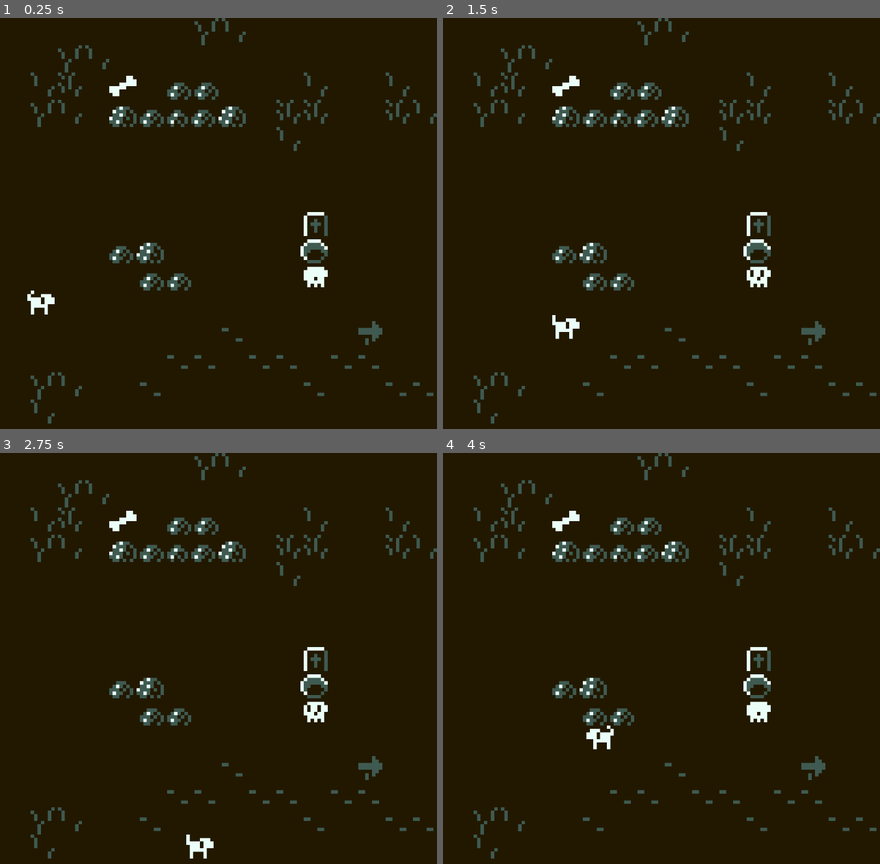
Above: before the commit, frames 1-4 (two rows, left to right).
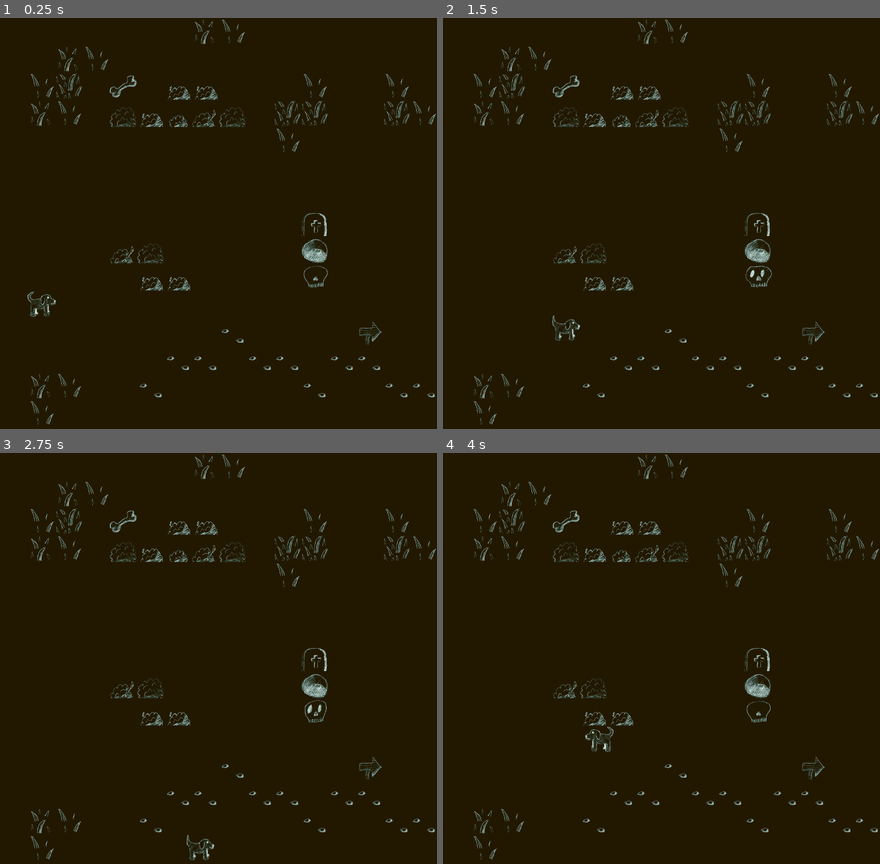
Above: after the commit, the same moments.

Repository: AverageStardust/Botnodig-2
Game: Godot game, scene res://scenes/world.tscn
Same seed, same stepped clock (60 frames per second), same inputs: the game is played once before the commit and once after it.
Inputs:
- Up to frame 1 (0.25 s): no input
- Up to frame 2 (1.5 s): tap Enter (advance_dialog) at 0.5, 0.6, 1.35 s; hold D (move_right) 0.53-1.28 s; hold S (move_down) from 1.28 s (still down)
- Up to frame 3 (2.75 s): release S (move_down) at 2.03 s; hold D (move_right) from 2.03 s (still down); tap Enter (advance_dialog) at 2.1 s
- Up to frame 4 (4 s): release D (move_right) at 2.78 s; hold W (move_up) 2.78-3.53 s; tap Enter (advance_dialog) at 2.85, 3.6 s; hold A (move_left) from 3.53 s (still down)

The runs differ from the first frame. In frame 1, 4.9% of the frame differs, in the area x 6-100%, y 0-99%; in frame 2, 4.9%; in frame 3, 4.9%; in frame 4, 4.9%, in the area x 7-100%, y 0-99%.

Commit message:
make art human slop

Diff:
--- a/art/tileset.tres
+++ b/art/tileset.tres
@@ -1,10 +1,10 @@
 [gd_resource type="TileSet" format=3 uid="uid://biksvba3vgck1"]
 
-[ext_resource type="Texture2D" uid="uid://tj5x2fp1l1ir" path="res://art/tileset.png" id="1_2hbj6"]
+[ext_resource type="Texture2D" uid="uid://sceurxdvcskv" path="res://art/slopTileset.png" id="1_2hbj6"]
 
 [sub_resource type="TileSetAtlasSource" id="TileSetAtlasSource_anfm0"]
 texture = ExtResource("1_2hbj6")
-texture_region_size = Vector2i(8, 8)
+texture_region_size = Vector2i(160, 160)
 0:0/0 = 0
 1:0/0 = 0
 2:0/0 = 0
@@ -14,13 +14,13 @@
 6:0/0 = 0
 7:0/0 = 0
 0:1/0 = 0
-0:1/0/physics_layer_0/polygon_0/points = PackedVector2Array(-4, -4, 4, -4, 4, 4, -4, 4)
+0:1/0/physics_layer_0/polygon_0/points = PackedVector2Array(-80, -80, 80, -80, 80, 80, -80, 80, -80, -80)
 1:1/0 = 0
-1:1/0/physics_layer_0/polygon_0/points = PackedVector2Array(-4, -4, 4, -4, 4, 4, -4, 4)
+1:1/0/physics_layer_0/polygon_0/points = PackedVector2Array(-80, -80, 80, -80, 80, 80, -80, 80, -80, -80)
 2:1/0 = 0
-2:1/0/physics_layer_0/polygon_0/points = PackedVector2Array(-4, -4, 4, -4, 4, 4, -4, 4)
+2:1/0/physics_layer_0/polygon_0/points = PackedVector2Array(-80, -80, 80, -80, 80, 80, -80, 80, -80, -80)
 3:1/0 = 0
-3:1/0/physics_layer_0/polygon_0/points = PackedVector2Array(-4, -4, 4, -4, 4, 4, -4, 4)
+3:1/0/physics_layer_0/polygon_0/points = PackedVector2Array(-80, -80, 80, -80, 80, 80, -80, 80, -80, -80)
 4:1/0 = 0
 5:1/0 = 0
 6:1/0 = 0
@@ -34,49 +34,49 @@
 6:2/0 = 0
 7:2/0 = 0
 0:3/0 = 0
-0:3/0/physics_layer_0/polygon_0/points = PackedVector2Array(-4, -4, 4, -4, 4, 4, -4, 4)
+0:3/0/physics_layer_0/polygon_0/points = PackedVector2Array(-80, -80, 80, -80, 80, 80, -80, 80, -80, -80)
 1:3/0 = 0
-1:3/0/physics_layer_0/polygon_0/points = PackedVector2Array(-4, -4, 4, -4, 4, 4, -4, 4)
+1:3/0/physics_layer_0/polygon_0/points = PackedVector2Array(-80, -80, 80, -80, 80, 80, -80, 80, -80, -80)
 2:3/0 = 0
-2:3/0/physics_layer_0/polygon_0/points = PackedVector2Array(-4, -4, 4, -4, 4, 4, -4, 4)
+2:3/0/physics_layer_0/polygon_0/points = PackedVector2Array(-80, -80, 80, -80, 80, 80, -80, 80, -80, -80)
 3:3/0 = 0
-3:3/0/physics_layer_0/polygon_0/points = PackedVector2Array(-4, -4, 4, -4, 4, 4, -4, 4)
+3:3/0/physics_layer_0/polygon_0/points = PackedVector2Array(-80, -80, 80, -80, 80, 80, -80, 80, -80, -80)
 4:3/0 = 0
 5:3/0 = 0
 6:3/0 = 0
 7:3/0 = 0
 0:4/0 = 0
-0:4/0/physics_layer_0/polygon_0/points = PackedVector2Array(-4, -4, 4, -4, 4, 4, -4, 4)
+0:4/0/physics_layer_0/polygon_0/points = PackedVector2Array(-80, -80, 80, -80, 80, 80, -80, 80, -80, -80)
 1:4/0 = 0
-1:4/0/physics_layer_0/polygon_0/points = PackedVector2Array(-4, -4, 4, -4, 4, 4, -4, 4)
+1:4/0/physics_layer_0/polygon_0/points = PackedVector2Array(-80, -80, 80, -80, 80, 80, -80, 80, -80, -80)
 2:4/0 = 0
-2:4/0/physics_layer_0/polygon_0/points = PackedVector2Array(-4, -4, 4, -4, 4, 4, -4, 4)
+2:4/0/physics_layer_0/polygon_0/points = PackedVector2Array(-80, -80, 80, -80, 80, 80, -80, 80, -80, -80)
 3:4/0 = 0
-3:4/0/physics_layer_0/polygon_0/points = PackedVector2Array(-4, -4, 4, -4, 4, 4, -4, 4)
+3:4/0/physics_layer_0/polygon_0/points = PackedVector2Array(-80, -80, 80, -80, 80, 80, -80, 80, -80, -80)
 4:4/0 = 0
-4:4/0/physics_layer_0/polygon_0/points = PackedVector2Array(-4, -4, 4, -4, 4, 4, -4, 4)
+4:4/0/physics_layer_0/polygon_0/points = PackedVector2Array(-80, -80, 80, -80, 80, 80, -80, 80, -80, -80)
 5:4/0 = 0
 6:4/0 = 0
 7:4/0 = 0
 0:5/0 = 0
-0:5/0/physics_layer_0/polygon_0/points = PackedVector2Array(-4, -4, 4, -4, 4, 4, -4, 4)
+0:5/0/physics_layer_0/polygon_0/points = PackedVector2Array(-80, -80, 80, -80, 80, 80, -80, 80, -80, -80)
 1:5/0 = 0
-1:5/0/physics_layer_0/polygon_0/points = PackedVector2Array(-4, -4, 4, -4, 4, 4, -4, 4)
+1:5/0/physics_layer_0/polygon_0/points = PackedVector2Array(-80, -80, 80, -80, 80, 80, -80, 80, -80, -80)
 2:5/0 = 0
-2:5/0/physics_layer_0/polygon_0/points = PackedVector2Array(-4, -4, 4, -4, 4, 4, -4, 4)
+2:5/0/physics_layer_0/polygon_0/points = PackedVector2Array(-80, -80, 80, -80, 80, 80, -80, 80, -80, -80)
 3:5/0 = 0
-3:5/0/physics_layer_0/polygon_0/points = PackedVector2Array(-4, -4, 4, -4, 4, 4, -4, 4)
+3:5/0/physics_layer_0/polygon_0/points = PackedVector2Array(-80, -80, 80, -80, 80, 80, -80, 80, -80, -80)
 4:5/0 = 0
-4:5/0/physics_layer_0/polygon_0/points = PackedVector2Array(-4, -4, 4, -4, 4, 4, -4, 4)
+4:5/0/physics_layer_0/polygon_0/points = PackedVector2Array(-80, -80, 80, -80, 80, 80, -80, 80, -80, -80)
 5:5/0 = 0
 6:5/0 = 0
 7:5/0 = 0
 0:6/0 = 0
-0:6/0/physics_layer_0/polygon_0/points = PackedVector2Array(-4, -4, 4, -4, 4, 4, -4, 4)
+0:6/0/physics_layer_0/polygon_0/points = PackedVector2Array(-80, -80, 80, -80, 80, 80, -80, 80, -80, -80)
 1:6/0 = 0
-1:6/0/physics_layer_0/polygon_0/points = PackedVector2Array(-4, -4, 4, -4, 4, 4, -4, 4)
+1:6/0/physics_layer_0/polygon_0/points = PackedVector2Array(-80, -80, 80, -80, 80, 80, -80, 80, -80, -80)
 2:6/0 = 0
-2:6/0/physics_layer_0/polygon_0/points = PackedVector2Array(-4, -4, 4, -4, 4, 4, -4, 4)
+2:6/0/physics_layer_0/polygon_0/points = PackedVector2Array(-80, -80, 80, -80, 80, 80, -80, 80, -80, -80)
 3:6/0 = 0
 4:6/0 = 0
 5:6/0 = 0
@@ -95,7 +95,7 @@
 7:7/0 = 0
 
 [resource]
-tile_size = Vector2i(8, 8)
+tile_size = Vector2i(160, 160)
 physics_layer_0/collision_layer = 1
 custom_data_layer_0/name = "slipery"
 custom_data_layer_0/type = 1
--- a/characters/cat.tscn
+++ b/characters/cat.tscn
@@ -1,7 +1,7 @@
 [gd_scene format=3 uid="uid://crmwxuo3u7m6m"]
 
 [ext_resource type="Script" uid="uid://drgng4ldk8h4f" path="res://scripts/dialog.gd" id="1_oqvr0"]
-[ext_resource type="Texture2D" uid="uid://benq550jyf0jo" path="res://art/cat.png" id="2_oqvr0"]
+[ext_resource type="Texture2D" uid="uid://csfktpjh2fwm8" path="res://art/slopCat.png" id="2_2vyfe"]
 [ext_resource type="Script" uid="uid://db0si68iqf5xh" path="res://scripts/characterSprite.gd" id="3_bhynm"]
 [ext_resource type="AudioStream" uid="uid://xlhdxhx0bdv6" path="res://sounds/jingles_PIZZI09.ogg" id="4_2vyfe"]
 
@@ -15,7 +15,8 @@
 
 [node name="Sprite2D" type="Sprite2D" parent="." unique_id=2008272035]
 position = Vector2(4, 4)
-texture = ExtResource("2_oqvr0")
+scale = Vector2(0.05, 0.05)
+texture = ExtResource("2_2vyfe")
 hframes = 2
 script = ExtResource("3_bhynm")
 
--- a/characters/player.tscn
+++ b/characters/player.tscn
@@ -1,7 +1,7 @@
 [gd_scene format=3 uid="uid://dw5er56l2uwro"]
 
-[ext_resource type="Texture2D" uid="uid://dxkmg0kkm8lag" path="res://art/player.png" id="1_qk6tt"]
 [ext_resource type="Script" uid="uid://dkwv4cgrxcalq" path="res://scripts/player.gd" id="1_snumf"]
+[ext_resource type="Texture2D" uid="uid://kbncmx2ehi3d" path="res://art/slopPlayer.png" id="2_8sqrr"]
 [ext_resource type="Script" uid="uid://db0si68iqf5xh" path="res://scripts/characterSprite.gd" id="2_snumf"]
 [ext_resource type="AudioStream" uid="uid://xild265of7hi" path="res://sounds/wet_glass_1.ogg" id="4_6t23p"]
 [ext_resource type="AudioStream" uid="uid://8asg2ad5l660" path="res://sounds/footstep_grass_000.ogg" id="4_26hnd"]
@@ -42,7 +42,8 @@
 
 [node name="CharacterSprite" type="Sprite2D" parent="." unique_id=869937961]
 position = Vector2(4, 4)
-texture = ExtResource("1_qk6tt")
+scale = Vector2(0.05, 0.05)
+texture = ExtResource("2_8sqrr")
 hframes = 2
 script = ExtResource("2_snumf")
 
--- a/characters/saxophone.tscn
+++ b/characters/saxophone.tscn
@@ -1,7 +1,7 @@
 [gd_scene format=3 uid="uid://6ggf6jsc0vhc"]
 
 [ext_resource type="Script" uid="uid://drgng4ldk8h4f" path="res://scripts/dialog.gd" id="1_sxpwb"]
-[ext_resource type="Texture2D" uid="uid://jgv51ob8cj85" path="res://art/saxophone.png" id="2_sxpwb"]
+[ext_resource type="Texture2D" uid="uid://r6gtkjh06yps" path="res://art/slopSaxophone.png" id="2_h383e"]
 [ext_resource type="Script" uid="uid://db0si68iqf5xh" path="res://scripts/characterSprite.gd" id="3_d0h4p"]
 [ext_resource type="AudioStream" uid="uid://c10wqlchwojys" path="res://sounds/jingles_SAX09.ogg" id="4_h383e"]
 
@@ -15,7 +15,8 @@
 
 [node name="Sprite2D" type="Sprite2D" parent="." unique_id=2008272035]
 position = Vector2(4, 4)
-texture = ExtResource("2_sxpwb")
+scale = Vector2(0.05, 0.05)
+texture = ExtResource("2_h383e")
 hframes = 4
 script = ExtResource("3_d0h4p")
 
--- a/characters/skeleton.tscn
+++ b/characters/skeleton.tscn
@@ -1,7 +1,7 @@
 [gd_scene format=3 uid="uid://c4il8sya7v8d5"]
 
 [ext_resource type="Script" uid="uid://drgng4ldk8h4f" path="res://scripts/dialog.gd" id="1_ukr2l"]
-[ext_resource type="Texture2D" uid="uid://dn6kvv458hq3i" path="res://art/skeleton.png" id="2_5oxmx"]
+[ext_resource type="Texture2D" uid="uid://dbjmo167xtgda" path="res://art/slopSkeleton.png" id="2_5oxmx"]
 [ext_resource type="Script" uid="uid://db0si68iqf5xh" path="res://scripts/characterSprite.gd" id="4_n8y4d"]
 [ext_resource type="AudioStream" uid="uid://dywpadsseti16" path="res://sounds/jingles_STEEL09.ogg" id="5_b6fqv"]
 
@@ -14,6 +14,7 @@
 
 [node name="Sprite2D" type="Sprite2D" parent="." unique_id=2008272035]
 position = Vector2(4, 0)
+scale = Vector2(0.05, 0.05)
 texture = ExtResource("2_5oxmx")
 hframes = 8
 script = ExtResource("4_n8y4d")
--- a/characters/skull.tscn
+++ b/characters/skull.tscn
@@ -1,8 +1,8 @@
 [gd_scene format=3 uid="uid://bo02f7vjkpbal"]
 
 [ext_resource type="Script" uid="uid://drgng4ldk8h4f" path="res://scripts/dialog.gd" id="1_igspw"]
-[ext_resource type="Texture2D" uid="uid://hdxoeh53qcir" path="res://art/skull.png" id="2_2krii"]
 [ext_resource type="PackedScene" uid="uid://b6an8fn5cvkyt" path="res://scenes/ending.tscn" id="2_ehn5s"]
+[ext_resource type="Texture2D" uid="uid://dulr0bo565jrw" path="res://art/slopSkull.png" id="3_ehn5s"]
 [ext_resource type="Script" uid="uid://db0si68iqf5xh" path="res://scripts/characterSprite.gd" id="3_n32mm"]
 [ext_resource type="AudioStream" uid="uid://dywpadsseti16" path="res://sounds/jingles_STEEL09.ogg" id="4_ivaqv"]
 
@@ -19,7 +19,8 @@
 
 [node name="Sprite2D" type="Sprite2D" parent="." unique_id=2008272035]
 position = Vector2(4, 4)
-texture = ExtResource("2_2krii")
+scale = Vector2(0.05, 0.05)
+texture = ExtResource("3_ehn5s")
 hframes = 8
 script = ExtResource("3_n32mm")
 
--- a/componets/interfaceLayer.tscn
+++ b/componets/interfaceLayer.tscn
@@ -1,8 +1,8 @@
 [gd_scene format=3 uid="uid://vrgui7m07ec8"]
 
 [ext_resource type="Script" uid="uid://d0iyt8pkd8pw5" path="res://scripts/interfaceLayer.gd" id="1_fwfc1"]
-[ext_resource type="Texture2D" uid="uid://dupqqudgjxwhn" path="res://art/bone.png" id="1_g5n7q"]
-[ext_resource type="Texture2D" uid="uid://dgxvhlaj8qdo6" path="res://art/interfaceBox.png" id="2_7ldeq"]
+[ext_resource type="Texture2D" uid="uid://cvuchssfmlvcc" path="res://art/slopBone.png" id="3_7ldeq"]
+[ext_resource type="Texture2D" uid="uid://csg6pny2ejice" path="res://art/slopInterfaceBox.png" id="3_48bn2"]
 
 [node name="InterfaceLayer" type="CanvasLayer" unique_id=649183167]
 script = ExtResource("1_fwfc1")
@@ -11,22 +11,25 @@
 modulate = Color(1, 1, 1, 0)
 offset_left = 12.0
 offset_top = 90.0
-offset_right = 116.0
-offset_bottom = 120.0
-texture = ExtResource("2_7ldeq")
-patch_margin_left = 2
-patch_margin_top = 2
-patch_margin_right = 2
-patch_margin_bottom = 2
+offset_right = 2092.0
+offset_bottom = 690.0
+scale = Vector2(0.05, 0.05)
+texture = ExtResource("3_48bn2")
+patch_margin_left = 40
+patch_margin_top = 40
+patch_margin_right = 40
+patch_margin_bottom = 40
+axis_stretch_horizontal = 1
+axis_stretch_vertical = 1
 
 [node name="Text" type="Label" parent="DialogRect" unique_id=132638622]
 custom_minimum_size = Vector2(192, 45)
 layout_mode = 0
-offset_left = 4.0
-offset_top = 4.0
-offset_right = 196.0
-offset_bottom = 49.0
-scale = Vector2(0.5, 0.5)
+offset_left = 80.0
+offset_top = 80.0
+offset_right = 272.0
+offset_bottom = 125.0
+scale = Vector2(10, 10)
 theme_override_constants/line_spacing = 3
 theme_override_font_sizes/font_size = 9
 autowrap_mode = 2
@@ -36,21 +39,25 @@
 modulate = Color(1, 1, 1, 0)
 offset_left = 12.0
 offset_top = 8.0
-offset_right = 32.0
-offset_bottom = 19.0
-texture = ExtResource("2_7ldeq")
-patch_margin_left = 2
-patch_margin_top = 2
-patch_margin_right = 2
-patch_margin_bottom = 2
+offset_right = 412.0
+offset_bottom = 228.0
+scale = Vector2(0.05, 0.05)
+texture = ExtResource("3_48bn2")
+patch_margin_left = 40
+patch_margin_top = 40
+patch_margin_right = 40
+patch_margin_bottom = 40
+axis_stretch_horizontal = 1
+axis_stretch_vertical = 1
 
 [node name="Count" type="Label" parent="BoneRect" unique_id=1317568819]
 custom_minimum_size = Vector2(8, 9)
 layout_mode = 0
-offset_left = 2.0
-offset_top = 2.0
-offset_right = 10.0
-offset_bottom = 11.0
+offset_left = 40.0
+offset_top = 40.0
+offset_right = 48.0
+offset_bottom = 49.0
+scale = Vector2(20, 20)
 theme_override_constants/line_spacing = 3
 theme_override_font_sizes/font_size = 9
 text = "0"
@@ -59,8 +66,8 @@
 
 [node name="TextureRect" type="TextureRect" parent="BoneRect" unique_id=511069540]
 layout_mode = 0
-offset_left = 10.0
-offset_top = 2.0
-offset_right = 18.0
-offset_bottom = 10.0
-texture = ExtResource("1_g5n7q")
+offset_left = 200.0
+offset_top = 30.0
+offset_right = 360.0
+offset_bottom = 190.0
+texture = ExtResource("3_7ldeq")
--- a/gameObjects/bone.tscn
+++ b/gameObjects/bone.tscn
@@ -1,7 +1,7 @@
 [gd_scene format=3 uid="uid://ca0i7p1gfjc3v"]
 
 [ext_resource type="Script" uid="uid://6jr3q5n2nb5l" path="res://scripts/bone.gd" id="1_txreb"]
-[ext_resource type="Texture2D" uid="uid://dupqqudgjxwhn" path="res://art/bone.png" id="2_txreb"]
+[ext_resource type="Texture2D" uid="uid://cvuchssfmlvcc" path="res://art/slopBone.png" id="2_5aqyr"]
 [ext_resource type="AudioStream" uid="uid://bgtt0346dkin2" path="res://sounds/jingles_SAX00.ogg" id="3_5aqyr"]
 
 [sub_resource type="RectangleShape2D" id="RectangleShape2D_2lhdj"]
@@ -17,7 +17,8 @@
 [node name="Sprite2D" type="Sprite2D" parent="." unique_id=2146735225]
 z_index = -1
 position = Vector2(4, 4)
-texture = ExtResource("2_txreb")
+scale = Vector2(0.05, 0.05)
+texture = ExtResource("2_5aqyr")
 
 [node name="PickupSound" type="AudioStreamPlayer2D" parent="." unique_id=2104876618]
 position = Vector2(8, 4)
--- a/gameObjects/crate.tscn
+++ b/gameObjects/crate.tscn
@@ -1,7 +1,7 @@
 [gd_scene format=3 uid="uid://d0drdjqsvi3ys"]
 
 [ext_resource type="Script" uid="uid://fbgg6et4ikbu" path="res://scripts/crate.gd" id="1_rb2yb"]
-[ext_resource type="Texture2D" uid="uid://dhcmgrytfakqt" path="res://art/crate.png" id="2_qrx01"]
+[ext_resource type="Texture2D" uid="uid://b3kqkpgxav0xl" path="res://art/slopCrate.png" id="2_l5lmv"]
 [ext_resource type="AudioStream" uid="uid://b6q7ag15cdgrx" path="res://sounds/footstep_wood_000.ogg" id="3_dc2gf"]
 [ext_resource type="AudioStream" uid="uid://dm4u1xmtvlddq" path="res://sounds/footstep_wood_001.ogg" id="4_lj8a3"]
 [ext_resource type="AudioStream" uid="uid://xgyk6txamftv" path="res://sounds/footstep_wood_002.ogg" id="5_ir0f8"]
@@ -43,9 +43,10 @@
 position = Vector2(4, 4)
 shape = SubResource("RectangleShape2D_2lhdj")
 
-[node name="Skull" type="Sprite2D" parent="." unique_id=804785182]
+[node name="Sprite2D" type="Sprite2D" parent="." unique_id=804785182]
 position = Vector2(4, 4)
-texture = ExtResource("2_qrx01")
+scale = Vector2(0.05, 0.05)
+texture = ExtResource("2_l5lmv")
 
 [node name="MoveSound" type="AudioStreamPlayer2D" parent="." unique_id=529414613]
 position = Vector2(4, 8)
--- a/gameObjects/door.tscn
+++ b/gameObjects/door.tscn
@@ -1,7 +1,7 @@
 [gd_scene format=3 uid="uid://cxphjmd3gt7lf"]
 
 [ext_resource type="Script" uid="uid://c465ilo3rimta" path="res://scripts/door.gd" id="1_1psv6"]
-[ext_resource type="Texture2D" uid="uid://bqfk5t0ynhlpu" path="res://art/door.png" id="2_mnltq"]
+[ext_resource type="Texture2D" uid="uid://w7mxl2v34hp8" path="res://art/slopDoor.png" id="2_tbs56"]
 [ext_resource type="AudioStream" uid="uid://comy0uuy6yhrm" path="res://sounds/doorOpen_1.ogg" id="3_tbs56"]
 [ext_resource type="AudioStream" uid="uid://kli77sbrawd7" path="res://sounds/doorClose_1.ogg" id="4_veyjk"]
 
@@ -17,7 +17,8 @@
 
 [node name="Sprite2D" type="Sprite2D" parent="." unique_id=427034365]
 position = Vector2(4, 4)
-texture = ExtResource("2_mnltq")
+scale = Vector2(0.05, 0.05)
+texture = ExtResource("2_tbs56")
 hframes = 4
 
 [node name="OpenSound" type="AudioStreamPlayer2D" parent="." unique_id=473286078]
--- a/gameObjects/lever.tscn
+++ b/gameObjects/lever.tscn
@@ -1,7 +1,7 @@
 [gd_scene format=3 uid="uid://mg6evg17mecn"]
 
 [ext_resource type="Script" uid="uid://c2yeutc2x41hx" path="res://scripts/lever.gd" id="1_p1yxe"]
-[ext_resource type="Texture2D" uid="uid://b5oc7cyap8cw0" path="res://art/lever.png" id="2_p1yxe"]
+[ext_resource type="Texture2D" uid="uid://g6gl50l54u6d" path="res://art/slopLever.png" id="2_p1yxe"]
 [ext_resource type="AudioStream" uid="uid://df64nlr1et6m6" path="res://sounds/switch9.ogg" id="3_p1yxe"]
 [ext_resource type="AudioStream" uid="uid://byafspkjsx8u3" path="res://sounds/switch10.ogg" id="4_n5bxa"]
 
@@ -18,6 +18,7 @@
 [node name="Sprite2D" type="Sprite2D" parent="." unique_id=2146735225]
 z_index = -1
 position = Vector2(4, 4)
+scale = Vector2(0.05, 0.05)
 texture = ExtResource("2_p1yxe")
 hframes = 3
 
--- a/gameObjects/pressurePlate.tscn
+++ b/gameObjects/pressurePlate.tscn
@@ -1,7 +1,7 @@
 [gd_scene format=3 uid="uid://c6pm1b0rmim6a"]
 
 [ext_resource type="Script" uid="uid://dunb8gn4ua0h0" path="res://scripts/pressurePlate.gd" id="1_80g1c"]
-[ext_resource type="Texture2D" uid="uid://d3w874ux0g8ur" path="res://art/pressurePlate.png" id="1_dh3xf"]
+[ext_resource type="Texture2D" uid="uid://byeg5nf2h1q0n" path="res://art/slopPressurePlate.png" id="2_3lxmt"]
 [ext_resource type="AudioStream" uid="uid://m1fann4v78ny" path="res://sounds/switch21.ogg" id="3_ibqte"]
 [ext_resource type="AudioStream" uid="uid://dtxinjg837qg4" path="res://sounds/switch22.ogg" id="4_3lxmt"]
 
@@ -18,7 +18,8 @@
 [node name="Sprite2D" type="Sprite2D" parent="." unique_id=2146735225]
 z_index = -1
 position = Vector2(4, 4.5)
-texture = ExtResource("1_dh3xf")
+scale = Vector2(0.05, 0.05)
+texture = ExtResource("2_3lxmt")
 hframes = 2
 
 [node name="PressSound" type="AudioStreamPlayer2D" parent="." unique_id=1189045458]
--- a/scenes/ending.tscn
+++ b/scenes/ending.tscn
@@ -18,6 +18,7 @@
 
 [node name="Ground" type="TileMapLayer" parent="." unique_id=379328410]
 z_index = -2
+scale = Vector2(0.05, 0.05)
 tile_map_data = PackedByteArray("AAACAAEAAAABAAAAAAABAAIAAAAAAAAAAAABAAMAAAABAAAAAAACAAIAAAACAAAAAAAEAAMAAAAAAAEAAAAFAA …(1696 unchanged characters)…
 tile_set = ExtResource("1_oo1ka")
 script = ExtResource("2_o5uye")
@@ -39,7 +40,7 @@
 [node name="Skeleton" parent="RoomManager/Room1" unique_id=1654457295 instance=ExtResource("4_3v48n")]
 position = Vector2(24, 16)
 _lines = Array[String](["You shouldn't see this, how did you get negative bones?"])
-_alt_lines = Array[String](["I'm all back toggether thanks to you!", "So long dog!", "* Bark baark! *"])
+_alt_lines = Array[String](["I'm all back together thanks to you!", "So long dog!", "* Bark baark! *"])
 _alt_bone_requirement = 0
 _alt_loads_scene = ExtResource("5_75aq2")
 
--- a/scenes/world.tscn
+++ b/scenes/world.tscn
@@ -35,6 +35,7 @@
 
 [node name="Ground" type="TileMapLayer" parent="." unique_id=379328410]
 z_index = -2
+scale = Vector2(0.05, 0.05)
 tile_map_data = PackedByteArray("AAACAAEAAAABAAAAAAABAAIAAAAAAAAAAAABAAMAAAABAAAAAAACAAIAAAACAAAAAAAEAAMAAAAAAAEAAAAFAA …(8720 unchanged characters)…
 tile_set = ExtResource("1_nnsk1")
 script = ExtResource("2_7t5mc")
--- a/scripts/characterSprite.gd
+++ b/scripts/characterSprite.gd
@@ -6,6 +6,10 @@
 
 var is_flipped: bool = false
 var _facing_angle: float = 0
+var _inital_x_scale: float
+
+func _ready() -> void:
+	_inital_x_scale = scale.x
 
 func _process(delta: float) -> void:
 	frame = int(Time.get_ticks_msec() / 1000.0 * FRAMES_PER_SECOND) % hframes
@@ -15,4 +19,4 @@
 	else:
 		_facing_angle = move_toward(_facing_angle, 0, delta / FLIP_TIME_SECONDS)
 
-	scale.x = cos(_facing_angle)
+	scale.x = cos(_facing_angle) * _inital_x_scale
Binary file added: art/slopBone.png
Not shown, added: art/slopBone.png.import
Binary file added: art/slopCat.png
Not shown, added: art/slopCat.png.import
Binary file added: art/slopCrate.png
Not shown, added: art/slopCrate.png.import
Binary file added: art/slopDoor.png
Not shown, added: art/slopDoor.png.import
Binary file added: art/slopInterfaceBox.png
Not shown, added: art/slopInterfaceBox.png.import
Binary file added: art/slopLever.png
Not shown, added: art/slopLever.png.import
(and 12 more such lines)
